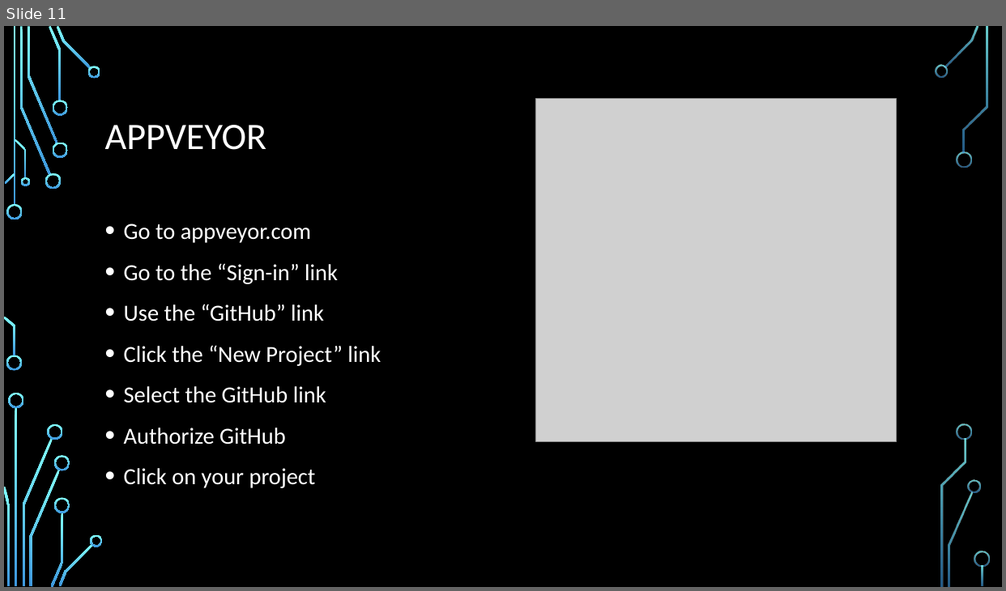
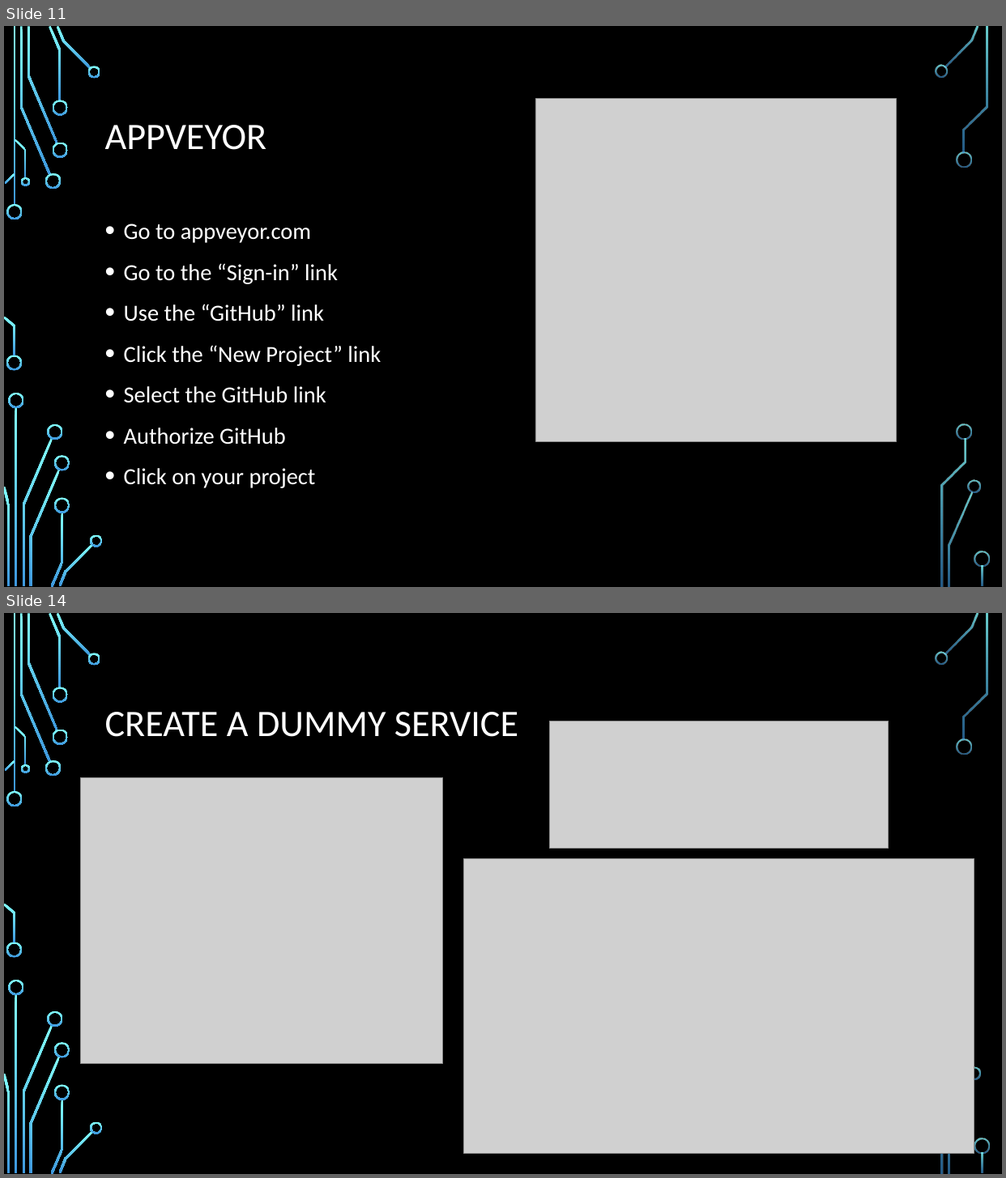
Before and after one commit to CedricAgoda/opensource-ci, a slide deck: Presentation/Full Open-Source CI.pptx. Shown one above the other, each under a label of ours: slide 11 before the commit, slides 11 and 14 after it; the slides between them are not shown. The pictures are 1006x591 and 1006x1178 pixels, drawn with LibreOffice and Linux fonts; fonts in the diff are those of the drawing; grey boxes stand for pictures; background and template pictures are left out. Boxes give left, top, right and bottom in pixels: in the first picture for what was removed or moved away, otherwise in the second. Text is boxed around its words. In the diff, an @@ line names an element or a change of style, - is before the commit and + after.

```diff
--- a/Presentation/Full Open-Source CI.pptx
+++ b/Presentation/Full Open-Source CI.pptx
@@ slide 14 added at box(4, 613, 1002, 1174), background picture (left out); not listed: 35 template elements that a slide beside it also shows @@
@@ title added at box(105, 712, 518, 737), 36 pt, text #FFFFFF @@
+CREATE A DUMMY SERVICE
@@ picture added at box(550, 721, 889, 848) @@
@@ picture added at box(80, 777, 443, 1063) @@
@@ picture added at box(463, 858, 974, 1153) @@
```
Also in this commit, not shown: 1 slide changed, 3 other slides added, 33 other files.
